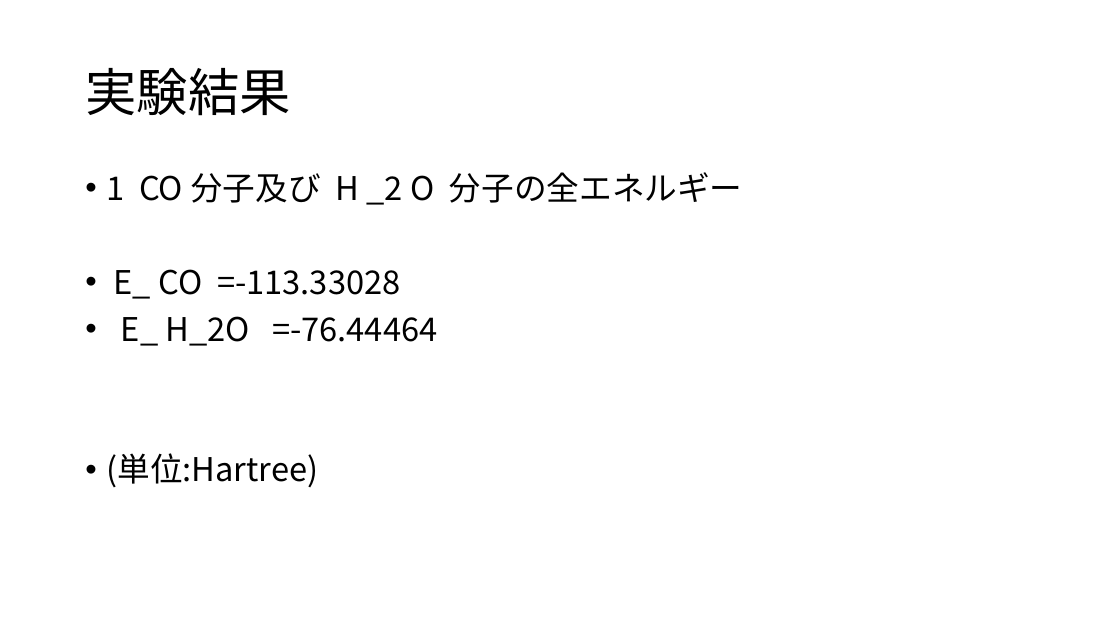
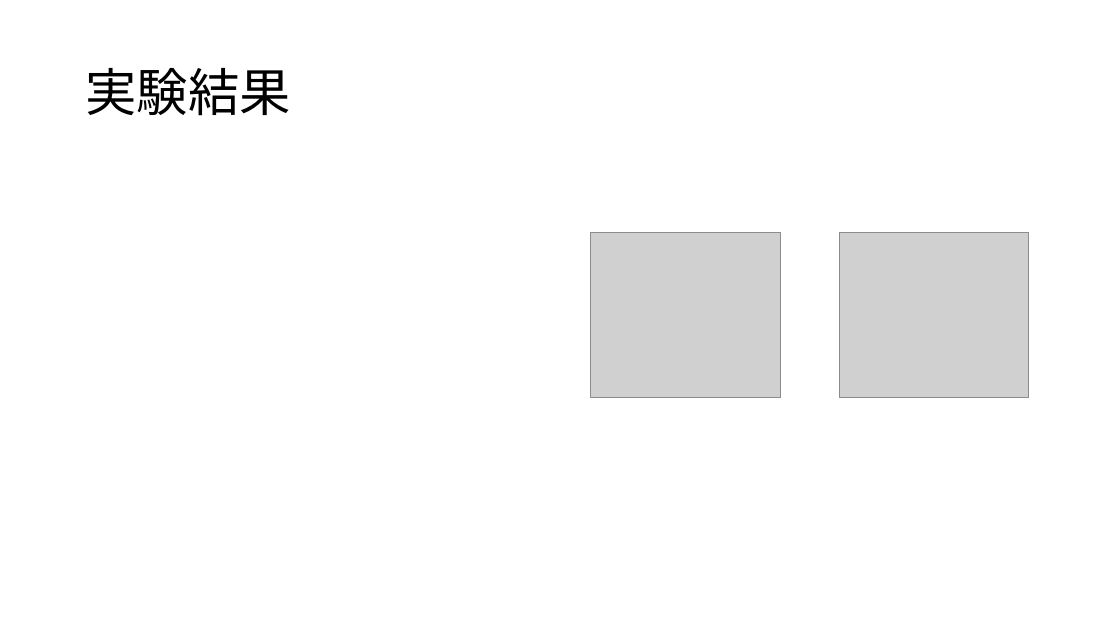
Before and after one commit to tabiseal/Qpcdata, a slide deck: slide 7 of 20230623pre.pptx. Drawn at 1120x630 pixels with LibreOffice and Linux fonts; fonts in the diff are those of the drawing; grey boxes stand for pictures. Boxes give left, top, right and bottom in pixels: in the first picture for what was removed or moved away, otherwise in the second. Text is boxed around its words. In the diff, an @@ line names an element or a change of style, - is before the commit and + after.

```diff
--- a/20230623pre.pptx
+++ b/20230623pre.pptx
@@ text removed at (106,172,743,487) @@
-• 1 CO 分子及び H _2 O 分子の全エネルギー
-• E_ CO =-113.33028
-• E_ H_2O =-76.44464
-• (単位:Hartree)
@@ picture added at (591,232,780,397) @@
@@ picture added at (839,232,1028,397) @@
```
Also in this commit, not shown: 12 other slides changed, 8 slides added, 9 slides removed.
